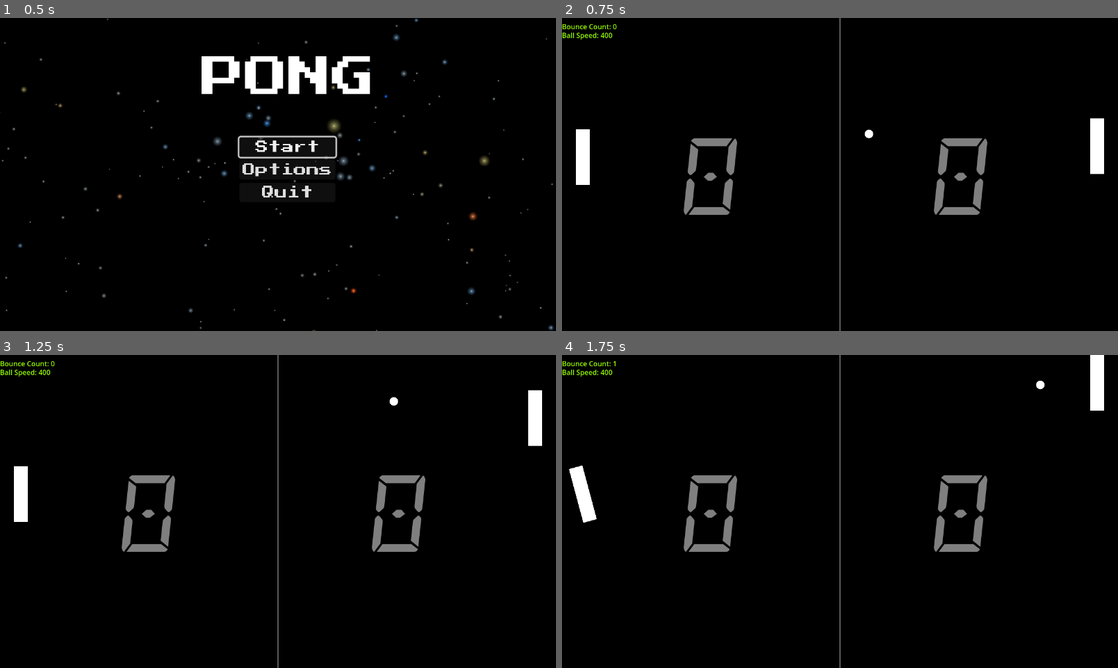
Above: before the commit, frames 1-4 (two rows, left to right).
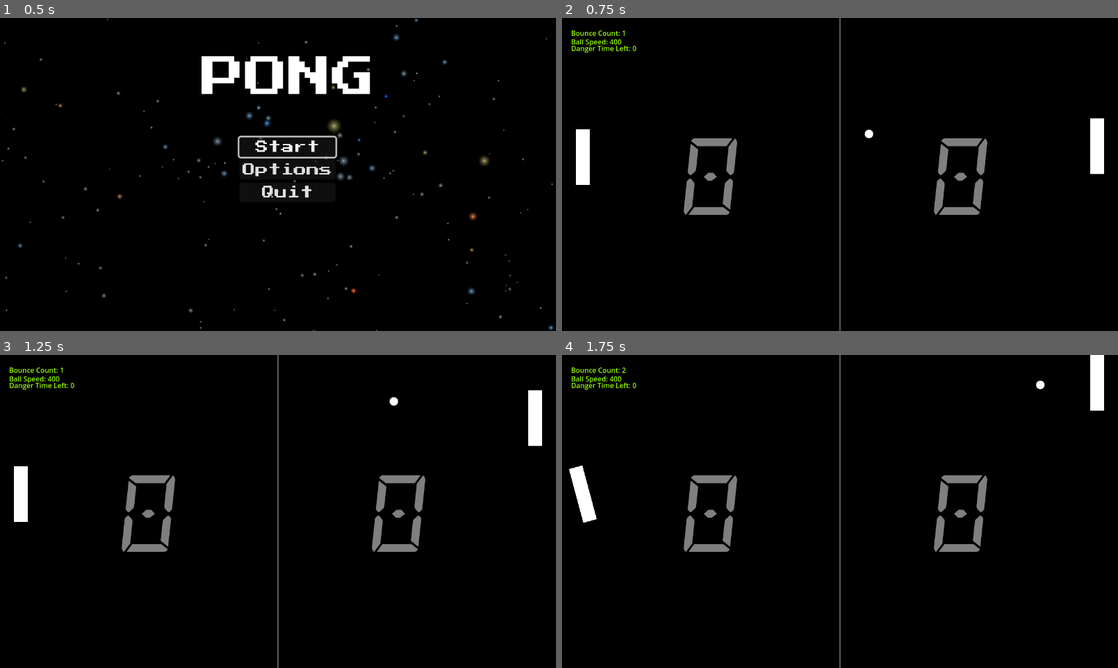
Above: after the commit, the same moments.

Repository: thejacer87/Pong
Game: Godot game, scene res://MainMenu/MainMenu.tscn
The game is run twice, just before and just after one commit, with the same random seed, the same clock (stepped at 60 frames per second) and the same inputs.
Inputs (mouse positions are in pixels of both pictures, inside the frame that each line leads up to):
- Up to frame 1 (0.5 s): no input
- Up to frame 2 (0.75 s): click "Start" at 0.5 s
- Up to frame 3 (1.25 s): no input
- Up to frame 4 (1.75 s): move the mouse to (962, 495) at 1.27 s; hold A (paddle_rotate_up) from 1.28 s (still down); hold Space (smack) from 1.28 s (still down)

Frame 1 is identical in both runs. In frame 2, 0.4% of the frame differs, in the area x 0-14%, y 2-12%; in frame 3, 0.4%; in frame 4, 0.4%.

Commit message:
Danger ball addition

Diff:
--- a/Ball.gd
+++ b/Ball.gd
@@ -2,37 +2,48 @@
 class_name Ball
 @export var speed = 400
 
+signal entered_danger_mode
+signal exited_danger_mode
+
+@onready var timer = $Timer
+
 var direction = Vector2.ZERO
 var velocity = Vector2.ZERO
-var bounce_counter = 0;
+var bounce_counter = 1;
 var speed_modifier = 1.05
 var default_speed;
+var is_danger_mode = false
 
 # Called when the node enters the scene tree for the first time.
 func _ready():
 	default_speed = speed;
 	reset_ball()
 
-
 # Called every frame. 'delta' is the elapsed time since the previous frame.
 func _physics_process(delta):
 	velocity = direction * speed
-
 	_ball_speed_modifier()
-
+	print("ball::danger time left ", timer.time_left)
 	var collision = move_and_collide(direction * speed * delta)
 
 	if collision:
 		var collider = collision.get_collider()
 		direction = direction.bounce(collision.get_normal())
-		bounce_counter += 1
+
+		if not is_danger_mode:
+			bounce_counter += 1
 		if collider is Paddle and collider.is_smacking:
 			increase_speed(1.5)
 
 func _ball_speed_modifier():
-	if (bounce_counter == 10):
+	if (bounce_counter % 10 == 0):
 		increase_speed(speed_modifier)
-		bounce_counter = 0;
+
+	if (bounce_counter % 5 == 0 and not is_danger_mode):
+		is_danger_mode = true
+		print("ball::entered danger mode")
+		emit_signal("entered_danger_mode")
+		timer.start()
 
 func increase_speed(modifier):
 	speed *= modifier
@@ -42,5 +53,11 @@
 	direction.y = [-0.8,0.8][randi() % 2]
 	position.x = 640
 	position.y = 320
-	bounce_counter = 0
+	bounce_counter = 1
 	speed = default_speed
+
+func _on_timer_timeout():
+	print("timeout")
+	bounce_counter += 1
+	is_danger_mode = false
+	emit_signal("exited_danger_mode")
--- a/Ball.tscn
+++ b/Ball.tscn
@@ -15,3 +15,8 @@
 
 [node name="CollisionShape2D" type="CollisionShape2D" parent="."]
 shape = SubResource("CircleShape2D_hyg5h")
+
+[node name="Timer" type="Timer" parent="."]
+wait_time = 10.0
+
+[connection signal="timeout" from="Timer" to="." method="_on_timer_timeout"]
--- /dev/null
+++ b/DangerWall.gd
@@ -0,0 +1,15 @@
+extends StaticBody2D
+
+
+# Called when the node enters the scene tree for the first time.
+func _ready():
+	pass # Replace with function body.
+
+
+# Called every frame. 'delta' is the elapsed time since the previous frame.
+func _process(delta):
+	pass
+
+func set_danger_mode(mode = false):
+	visible = mode
+	$CollisionShape2D.set_deferred('disabled', !mode)
--- /dev/null
+++ b/DangerWall.tscn
@@ -0,0 +1,20 @@
+[gd_scene load_steps=4 format=3 uid="uid://c352g5yk80bt0"]
+
+[ext_resource type="Script" path="res://DangerWall.gd" id="1_0h4ey"]
+[ext_resource type="Texture2D" uid="uid://dkbso8ph6t6hm" path="res://assets/pixel.png" id="1_8xnlo"]
+
+[sub_resource type="RectangleShape2D" id="RectangleShape2D_3dsgo"]
+size = Vector2(1500, 20)
+
+[node name="DangerWall" type="StaticBody2D"]
+visible = false
+script = ExtResource("1_0h4ey")
+
+[node name="CollisionShape2D" type="CollisionShape2D" parent="."]
+shape = SubResource("RectangleShape2D_3dsgo")
+disabled = true
+
+[node name="Sprite2D" type="Sprite2D" parent="."]
+modulate = Color(1, 0, 0, 1)
+scale = Vector2(1500, 20)
+texture = ExtResource("1_8xnlo")
--- a/Main.gd
+++ b/Main.gd
@@ -6,6 +6,10 @@
 @onready var zone_1 = $ScoringZone1
 @onready var zone_2 = $ScoringZone2
 @onready var pause = $Pause
+@onready var dangerWallTop = $DangerWallTop
+@onready var dangerWallBottom = $DangerWallBottom
+@onready var dangerWallLeft = $DangerWallLeft
+@onready var dangerWallRight = $DangerWallRight
 
 const winning_score = 2
 
@@ -35,6 +39,8 @@
 	unpause_game()
 	zone_1.scored.connect(on_scored.bind(paddle_2))
 	zone_2.scored.connect(on_scored.bind(paddle_1))
+	ball.entered_danger_mode.connect(set_danger_mode.bind(true))
+	ball.exited_danger_mode.connect(set_danger_mode.bind(false))
 	paddle_1.score = 0
 	paddle_2.score = 0
 	pause.resume_game.connect(unpause_game)
@@ -50,3 +56,10 @@
 
 func go_to_main_menu():
 	get_tree().change_scene_to_file("res://MainMenu/MainMenu.tscn")
+
+func set_danger_mode(mode = false):
+	print("main::danger mode ", mode)
+	dangerWallTop.set_danger_mode(mode)
+	dangerWallBottom.set_danger_mode(mode)
+	dangerWallLeft.set_danger_mode(mode)
+	dangerWallRight.set_danger_mode(mode)
--- a/Main.tscn
+++ b/Main.tscn
@@ -9,6 +9,7 @@
 [ext_resource type="PackedScene" uid="uid://0t7fdjjkiswj" path="res://UI.tscn" id="5_wcver"]
 [ext_resource type="PackedScene" uid="uid://dcu7vk4rkix10" path="res://AI.tscn" id="8_wi2pc"]
 [ext_resource type="PackedScene" uid="uid://vh25a5e1avc1" path="res://pause.tscn" id="9_502vg"]
+[ext_resource type="PackedScene" uid="uid://c352g5yk80bt0" path="res://DangerWall.tscn" id="10_bshhr"]
 
 [node name="Main" type="Node2D"]
 script = ExtResource("1_s0q0m")
@@ -52,3 +53,17 @@
 visible = false
 grow_horizontal = 2
 grow_vertical = 2
+
+[node name="DangerWallTop" parent="." instance=ExtResource("10_bshhr")]
+position = Vector2(640, 8)
+
+[node name="DangerWallLeft" parent="." instance=ExtResource("10_bshhr")]
+position = Vector2(8, 320)
+rotation = 1.5708
+
+[node name="DangerWallRight" parent="." instance=ExtResource("10_bshhr")]
+position = Vector2(1272, 320)
+rotation = 1.5708
+
+[node name="DangerWallBottom" parent="." instance=ExtResource("10_bshhr")]
+position = Vector2(640, 712)
--- a/Paddle.gd
+++ b/Paddle.gd
@@ -10,7 +10,7 @@
 	rotation = deg_to_rad(15.0) * rotate
 
 	var direction = Input.get_axis("paddle_up", "paddle_down")
-	print("speed:", direction * SPEED)
+
 	velocity.y = direction * SPEED if direction else get_mouse_wheel_input()
 	move_and_slide()
 	pass
--- a/debug.gd
+++ b/debug.gd
@@ -10,4 +10,5 @@
 func _process(delta):
 	$MarginContainer/SpeedLabel.text = 'Ball Speed: ' + str(get_node(ball).speed)
 	$MarginContainer2/BounceLabel.text = 'Bounce Count: ' + str(get_node(ball).bounce_counter)
+	$MarginContainer3/DangerBallLabel.text = 'Danger Time Left: ' + str(get_node(ball).timer.time_left)
 	pass
--- a/debug.tscn
+++ b/debug.tscn
@@ -13,17 +13,19 @@
 anchors_preset = 15
 anchor_right = 1.0
 anchor_bottom = 1.0
+offset_left = 21.0
+offset_top = 15.0
+offset_right = 21.0
+offset_bottom = 15.0
 grow_horizontal = 2
 grow_vertical = 2
 script = ExtResource("1_k4qfq")
 
 [node name="MarginContainer" type="MarginContainer" parent="."]
-layout_mode = 0
 offset_right = 171.0
 offset_bottom = 80.0
 
 [node name="SpeedLabel" type="Label" parent="MarginContainer"]
-layout_mode = 2
 offset_top = 27.0
 offset_right = 171.0
 offset_bottom = 53.0
@@ -31,15 +33,26 @@
 label_settings = SubResource("LabelSettings_xh2xt")
 
 [node name="MarginContainer2" type="MarginContainer" parent="."]
-layout_mode = 0
 offset_right = 40.0
 offset_bottom = 40.0
 
 [node name="BounceLabel" type="Label" parent="MarginContainer2"]
-layout_mode = 2
 offset_top = 7.0
 offset_right = 63.0
 offset_bottom = 33.0
 text = "Bounce:"
 label_settings = SubResource("LabelSettings_w5jkp")
 vertical_alignment = 2
+
+[node name="MarginContainer3" type="MarginContainer" parent="."]
+offset_top = 35.0
+offset_right = 102.0
+offset_bottom = 75.0
+
+[node name="DangerBallLabel" type="Label" parent="MarginContainer3"]
+offset_top = 7.0
+offset_right = 102.0
+offset_bottom = 33.0
+text = "Danger ends:"
+label_settings = SubResource("LabelSettings_w5jkp")
+vertical_alignment = 2
Not shown: 1 places in Main.tscn that only renumber resources
